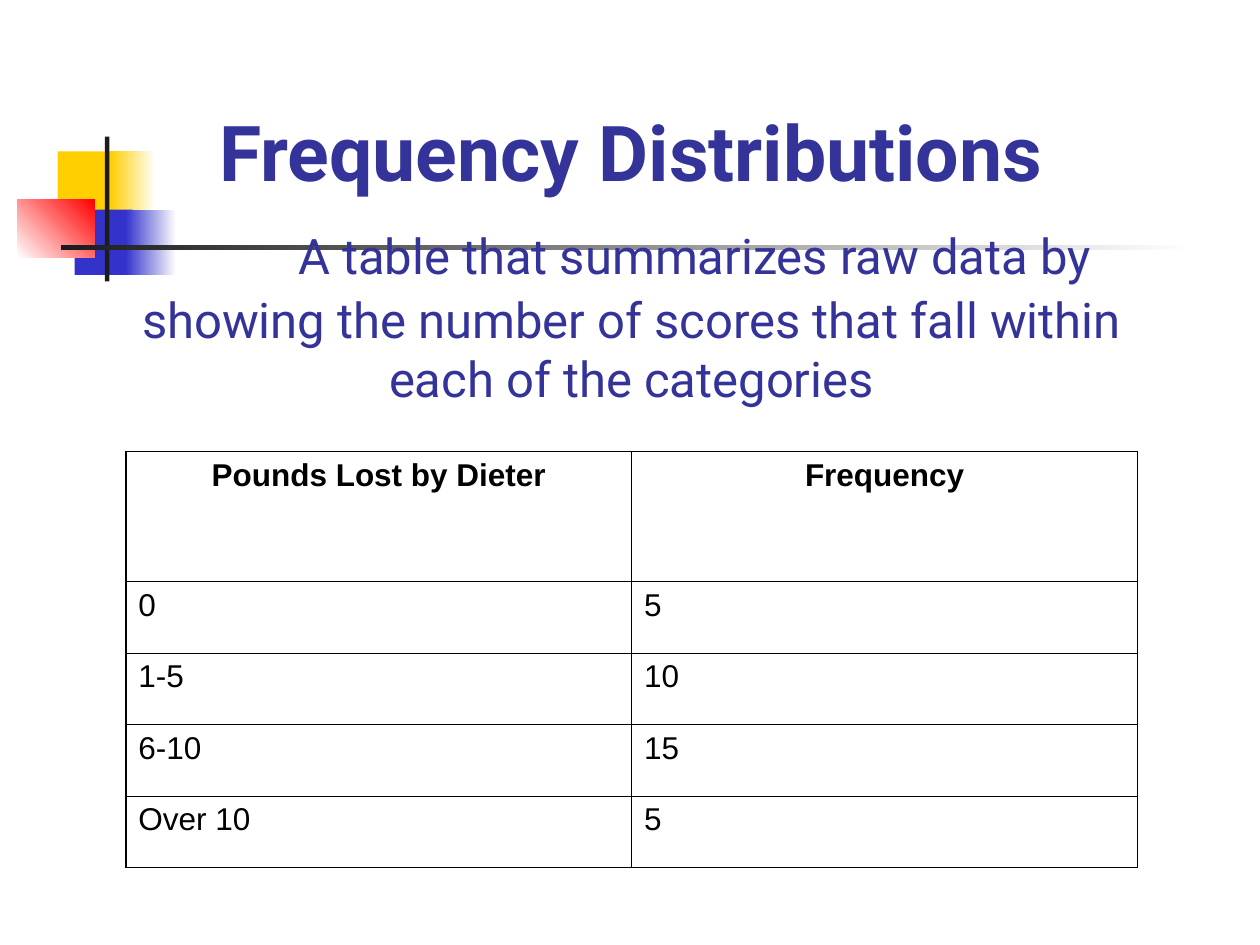
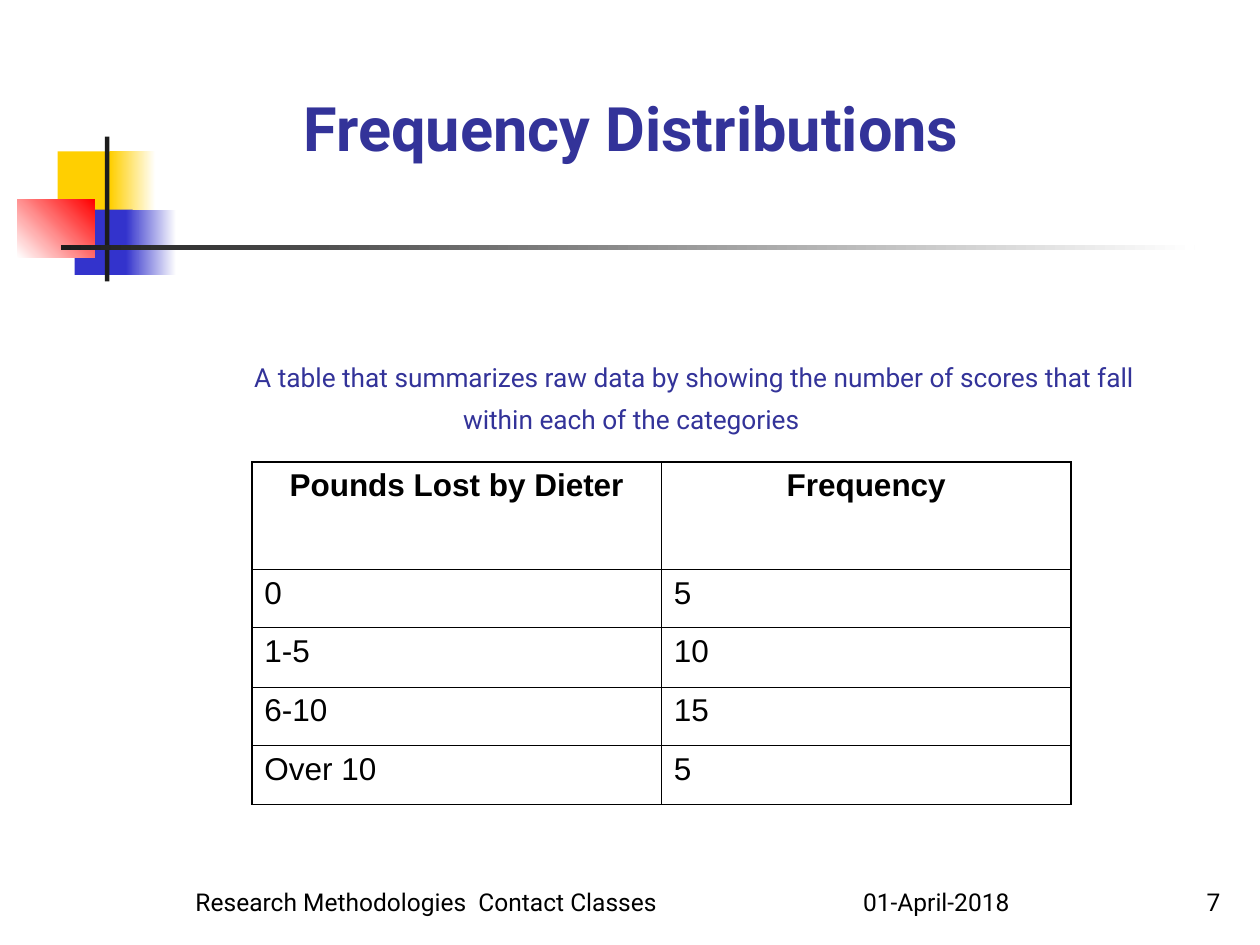
Before and after one commit to serializability/Research-Talk, a slide deck: slide 7 of Univariate Data Analysis.ppt. Drawn at 1260x945 pixels with LibreOffice and Linux fonts; fonts in the diff are those of the drawing. Boxes give left, top, right and bottom in pixels: in the first picture for what was removed or moved away, otherwise in the second. Text is boxed around its words. In the diff, an @@ line names an element or a change of style, - is before the commit and + after.

```diff
--- a/Univariate Data Analysis.ppt
+++ b/Univariate Data Analysis.ppt
@@ title "Frequency Distributions A table that ..." at (x1=254, y1=367, x2=1133, y2=435): size 44 to 35 pt in "Frequency Distributions"; size 28 to 15 pt in "A table that summarizes raw data by ..." @@
@@ table resized from (x1=126, y1=451, x2=1137, y2=867) to (x1=252, y1=462, x2=1071, y2=805) @@
@@ text added at (x1=195, y1=892, x2=1009, y2=916), 14 pt, text #000000 @@
+Research Methodologies Contact Classes 01-April-2018
@@ page number added at (x1=1207, y1=893, x2=1221, y2=911), 14 pt, text #000000 @@
+7
```
Also in this commit, not shown: 7 other slides changed, 6 slides added, 1 slide removed.
